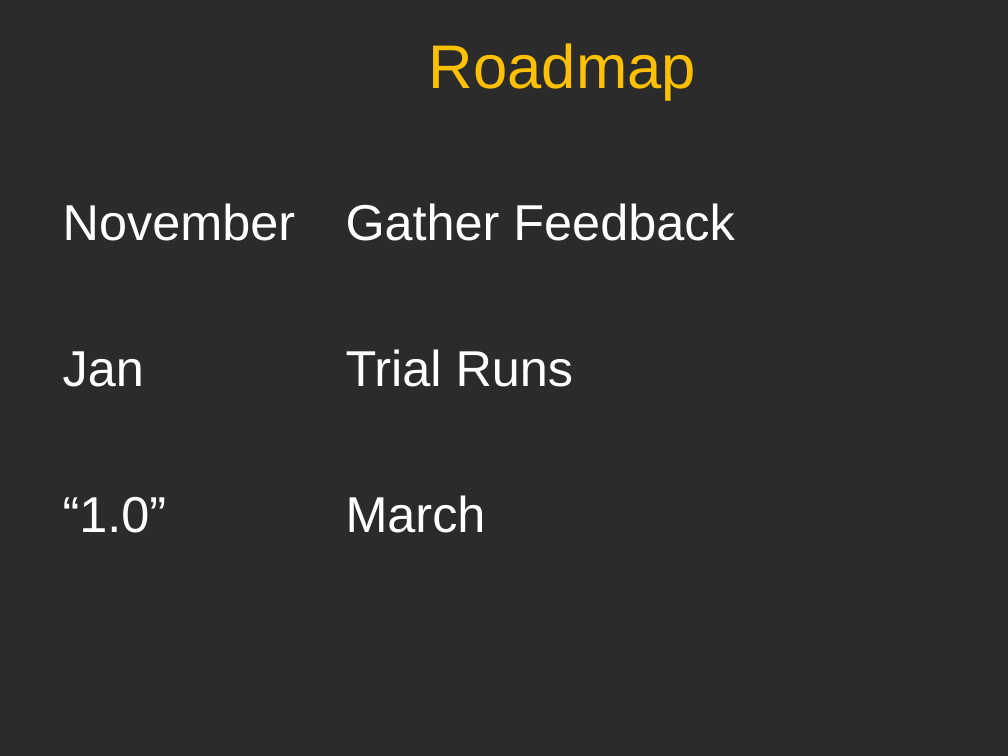
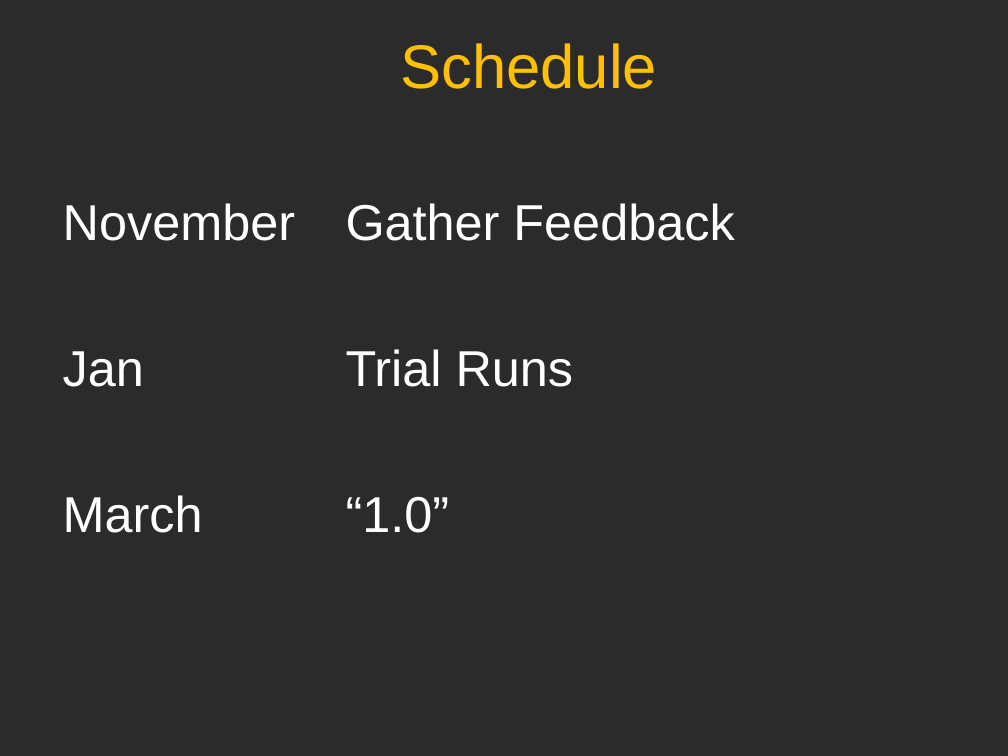
Before and after one commit to sillsdev/wesay, a slide deck: slide 17 of Presentations/CTC2006/V1.ppt (slide 15 before the commit). Drawn at 1008x756 pixels with LibreOffice and Linux fonts; fonts in the diff are those of the drawing; background and template pictures are left out; a plain dark background stands for a picture behind light text. Boxes give left, top, right and bottom in pixels: in the first picture for what was removed or moved away, otherwise in the second. Text is boxed around its words. In the diff, an @@ line names an element or a change of style, - is before the commit and + after.

```diff
--- a/Presentations/CTC2006/V1.ppt
+++ b/Presentations/CTC2006/V1.ppt
@@ title at [400,43,657,89]: text changed @@
-Roadmap
+Schedule
@@ text at [63,495,450,533]: text changed @@
-  “1.0” March
+  March “1.0”
```
Also in this commit, not shown: 12 other slides changed, 3 slides added, 1 slide removed.
